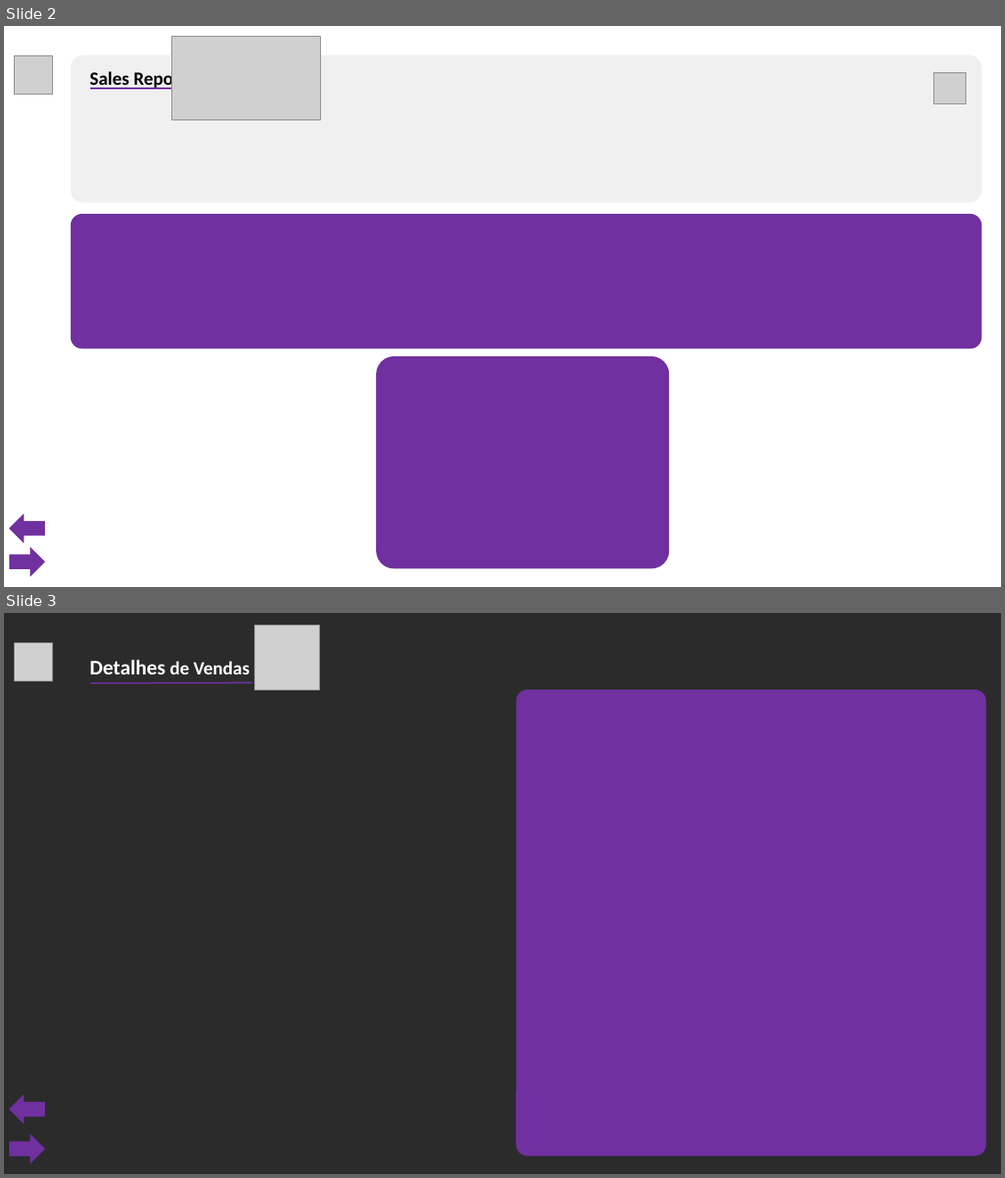
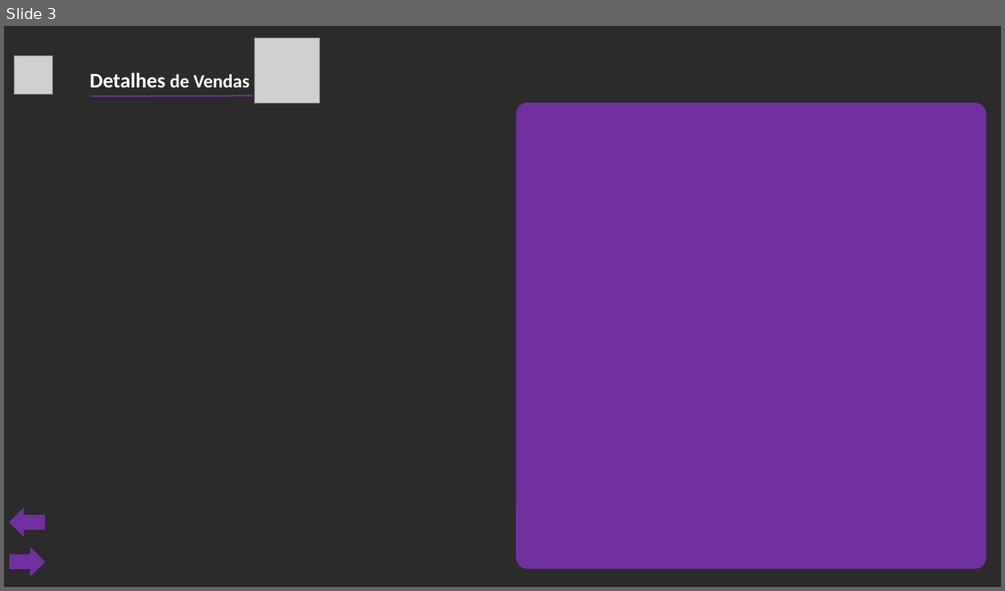
Before and after one commit to FredericoSander/Projetos_em_Power_BI, a slide deck: Criando um Relatório Vendas e Lucros com Data Analitcs/Paineis/Criando um elatóio Vendas e lucros com Data Analitics.pptx. Shown one above the other, each under a label of ours: slides 2 and 3 before the commit, slide 3 after it. The pictures are 1005x1178 and 1005x591 pixels, drawn with LibreOffice and Linux fonts; fonts in the diff are those of the drawing; grey boxes stand for pictures; background and template pictures are left out; a plain dark background stands for a picture behind light text. Boxes give left, top, right and bottom in pixels: in the first picture for what was removed or moved away, otherwise in the second. Text is boxed around its words. In the diff, an @@ line names an element or a change of style, - is before the commit and + after.

```diff
--- a/Criando um Relatório Vendas e Lucros com Data Analitcs/Paineis/Criando um elatóio Vendas e lucros com Data Analitics.pptx
+++ b/Criando um Relatório Vendas e Lucros com Data Analitcs/Paineis/Criando um elatóio Vendas e lucros com Data Analitics.pptx
@@ slide 2 removed at (4,26,1001,587), background picture (left out) @@
@@ picture removed at (171,37,321,120) @@
@@ picture removed at (14,56,52,94) @@
@@ rounded rectangle removed at (72,56,981,202) @@
@@ text removed at (89,70,186,91) @@
-Sales Report
@@ picture removed at (934,72,966,103) @@
@@ line removed from (90, 88) to (186, 88) @@
@@ rounded rectangle removed at (72,215,981,348) @@
@@ rounded rectangle removed at (376,356,668,567) @@
@@ right arrow removed at (10,515,44,542) @@
@@ right arrow removed at (10,548,44,576) @@
```
Also in this commit, not shown: 1 slide added, 7 other files.
